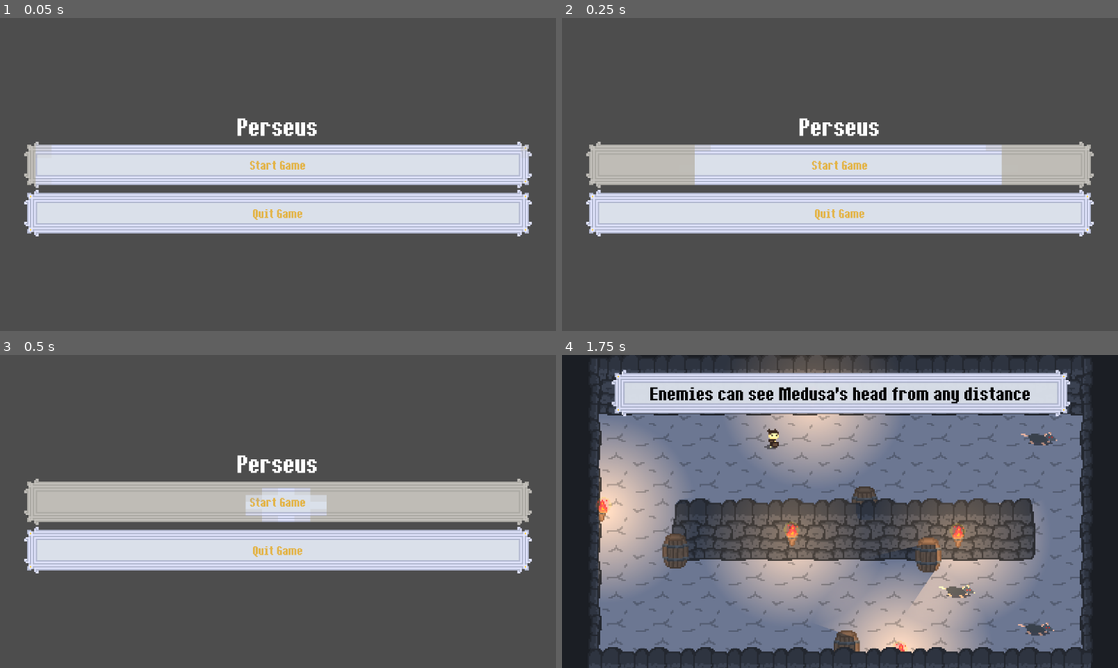
Above: before the commit, frames 1-4 (two rows, left to right).
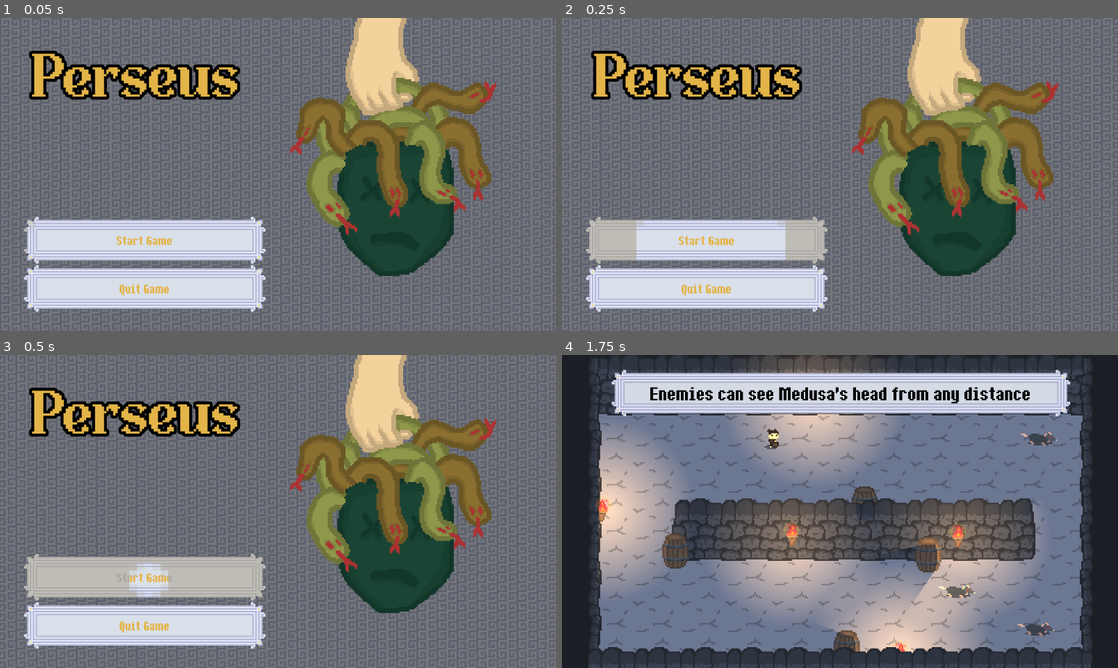
Above: after the commit, the same moments.

Repository: NicoUnd/cam-game-jam-26-repo
Game: Godot game, scene res://scenes/ui/main_menu.tscn
The game is run twice, just before and just after one commit, with the same random seed, the same clock (stepped at 60 frames per second) and the same inputs. Sound files missing from this copy of the repository are replaced by a short silence.
Inputs (mouse positions are in pixels of both pictures, inside the frame that each line leads up to):
- Up to frame 1 (0.05 s): no input
- Up to frame 2 (0.25 s): no input
- Up to frame 3 (0.5 s): no input
- Up to frame 4 (1.75 s): tap Enter (ui_accept) at 0.5, 0.77, 1.52 s; move the mouse to (840, 502) at 0.52 s; hold D (right) from 0.53 s (still down); tap Shift (Dash) at 0.6 s; click (840, 502) at 0.67 s; move the mouse to (728, 527) at 1.27 s; tap E (Petrify) at 1.35 s

The runs differ from the first frame. In frame 1, 98% of the frame differs, in the area x 0-100%, y 0-100%; in frame 2, 99%; in frame 3, 100%; in frame 4, nothing differs.

Commit message:
main menu

Diff:
--- a/scenes/enemies/snake.tscn
+++ b/scenes/enemies/snake.tscn
@@ -107,7 +107,6 @@
 [node name="Snake" unique_id=668174716 instance=ExtResource("1_lcdrh")]
 script = ExtResource("2_0y5n7")
 damage = 5
-attack_cooldown = 1.0
 player_attack_grace = 0.2
 player_hit_sound = null
 
--- a/scenes/ui/button.tscn
+++ b/scenes/ui/button.tscn
@@ -37,7 +37,7 @@
 
 [node name="NinePatchRect" type="NinePatchRect" parent="CanvasGroup" unique_id=1058684425]
 custom_minimum_size = Vector2(160, 96)
-offset_right = 1052.0
+offset_right = 500.0
 offset_bottom = 96.0
 size_flags_horizontal = 4
 texture = ExtResource("3_cxawc")
--- a/scenes/ui/level_select.tscn
+++ b/scenes/ui/level_select.tscn
@@ -3,6 +3,8 @@
 [ext_resource type="Script" uid="uid://bpx4f5j2gwl1t" path="res://scripts/level_select.gd" id="1_l0h45"]
 [ext_resource type="PackedScene" uid="uid://bvfh111qyafjd" path="res://scenes/ui/button.tscn" id="1_x15a5"]
 [ext_resource type="AudioStream" uid="uid://28muoj4ia6vp" path="res://assets/audio/music/completetheme.wav" id="2_7l8mc"]
+[ext_resource type="Shader" uid="uid://bepfcfgtkqyxd" path="res://shaders/main_menu_bg.gdshader" id="3_swyxg"]
+[ext_resource type="Texture2D" uid="uid://boiamdqybgoux" path="res://assets/sprites/tile.png" id="4_8yp2s"]
 
 [sub_resource type="AudioStreamWAV" id="AudioStreamWAV_7l8mc"]
 data = PackedByteArray("cW9hZgAAtwABAFYiFAAIGAAAAAAAAAAAAAAAAOAAQAAA0Q0CAAUUUQRRRRRRRRRRBFFFFFFFFFEEUUUUUUUUUQRRRRRRRRR …(25231 unchanged characters)…
@@ -10,6 +12,11 @@
 loop_mode = 1
 loop_end = 46847
 mix_rate = 22050
+
+[sub_resource type="ShaderMaterial" id="ShaderMaterial_8ehll"]
+shader = ExtResource("3_swyxg")
+shader_parameter/tile = ExtResource("4_8yp2s")
+shader_parameter/tiles = Vector2(27.745, 32.835)
 
 [node name="LevelSelect" type="Control" unique_id=1981150301]
 layout_mode = 3
@@ -21,6 +28,15 @@
 script = ExtResource("1_l0h45")
 level_music = ExtResource("2_7l8mc")
 minotaur_music = SubResource("AudioStreamWAV_7l8mc")
+
+[node name="ColorRect" type="ColorRect" parent="." unique_id=2127496491]
+material = SubResource("ShaderMaterial_8ehll")
+layout_mode = 1
+anchors_preset = 15
+anchor_right = 1.0
+anchor_bottom = 1.0
+grow_horizontal = 2
+grow_vertical = 2
 
 [node name="MarginContainer" type="MarginContainer" parent="." unique_id=1705746228]
 layout_mode = 1
--- a/scenes/ui/main_menu.tscn
+++ b/scenes/ui/main_menu.tscn
@@ -1,9 +1,24 @@
 [gd_scene format=3 uid="uid://dudgtjljsy10w"]
 
 [ext_resource type="Script" uid="uid://bqv8yh3131mxf" path="res://scripts/main_menu.gd" id="1_1g8jr"]
-[ext_resource type="FontFile" uid="uid://bekfx0qjolqss" path="res://assets/fonts/ithaca-font/Ithaca-LVB75.ttf" id="1_sl1te"]
 [ext_resource type="PackedScene" uid="uid://bvfh111qyafjd" path="res://scenes/ui/button.tscn" id="2_fe2o3"]
 [ext_resource type="AudioStream" uid="uid://umvw70uhb2t0" path="res://assets/audio/music/menu_music1.wav" id="2_m1kxf"]
+[ext_resource type="Shader" uid="uid://bepfcfgtkqyxd" path="res://shaders/main_menu_bg.gdshader" id="3_uhagc"]
+[ext_resource type="Texture2D" uid="uid://boiamdqybgoux" path="res://assets/sprites/tile.png" id="4_btxxm"]
+[ext_resource type="Texture2D" uid="uid://2rr4ee3ejkv2" path="res://assets/sprites/medusa_big.png" id="5_x2yvf"]
+[ext_resource type="FontFile" uid="uid://bl8oky6h6pcow" path="res://assets/fonts/star-crush.regular.ttf" id="6_btxxm"]
+
+[sub_resource type="ShaderMaterial" id="ShaderMaterial_btxxm"]
+shader = ExtResource("3_uhagc")
+shader_parameter/tile = ExtResource("4_btxxm")
+shader_parameter/tiles = Vector2(27.745, 32.835)
+
+[sub_resource type="LabelSettings" id="LabelSettings_x2yvf"]
+font = ExtResource("6_btxxm")
+font_size = 128
+font_color = Color(0.8901961, 0.7058824, 0.28235295, 1)
+outline_size = 24
+outline_color = Color(0, 0, 0, 1)
 
 [node name="MainMenu" type="Control" unique_id=2079963728]
 layout_mode = 3
@@ -14,6 +29,15 @@
 grow_vertical = 2
 script = ExtResource("1_1g8jr")
 menu_music = ExtResource("2_m1kxf")
+
+[node name="ColorRect" type="ColorRect" parent="." unique_id=970661853]
+material = SubResource("ShaderMaterial_btxxm")
+layout_mode = 1
+anchors_preset = 15
+anchor_right = 1.0
+anchor_bottom = 1.0
+grow_horizontal = 2
+grow_vertical = 2
 
 [node name="MarginContainer" type="MarginContainer" parent="." unique_id=345482774]
 layout_mode = 1
@@ -29,14 +53,8 @@
 
 [node name="VBoxContainer" type="VBoxContainer" parent="MarginContainer" unique_id=1566054574]
 layout_mode = 2
+size_flags_vertical = 8
 alignment = 1
-
-[node name="Title" type="Label" parent="MarginContainer/VBoxContainer" unique_id=596376252]
-layout_mode = 2
-theme_override_fonts/font = ExtResource("1_sl1te")
-theme_override_font_sizes/font_size = 64
-text = "Perseus"
-horizontal_alignment = 1
 
 [node name="StartButton" parent="MarginContainer/VBoxContainer" unique_id=1402378235 instance=ExtResource("2_fe2o3")]
 layout_mode = 2
@@ -46,5 +64,24 @@
 layout_mode = 2
 label_text = "Quit Game"
 
+[node name="Title" type="Label" parent="." unique_id=596376252]
+layout_mode = 0
+offset_left = -12.0
+offset_top = 67.0
+offset_right = 570.0
+offset_bottom = 210.0
+theme_override_font_sizes/font_size = 96
+text = "Perseus"
+label_settings = SubResource("LabelSettings_x2yvf")
+horizontal_alignment = 1
+
+[node name="TextureRect" type="TextureRect" parent="." unique_id=1800067904]
+layout_mode = 0
+offset_left = 594.0
+offset_top = -93.0
+offset_right = 1028.0
+offset_bottom = 558.0
+texture = ExtResource("5_x2yvf")
+
 [connection signal="interacted" from="MarginContainer/VBoxContainer/StartButton" to="." method="start_game"]
 [connection signal="interacted" from="MarginContainer/VBoxContainer/QuitButton" to="." method="quit_game"]
--- /dev/null
+++ b/shaders/main_menu_bg.gdshader
@@ -0,0 +1,25 @@
+shader_type canvas_item;
+
+uniform sampler2D tile: filter_nearest, repeat_enable;
+
+uniform vec2 tiles;
+
+void vertex() {
+	// Called for every vertex the material is visible on.
+}
+
+vec2 rotate(vec2 uv, float angle) {
+    float c = cos(angle);
+    float s = sin(angle);
+    return mat2(vec2(c, -s), vec2(s, c)) * uv;
+}
+
+void fragment() {
+	vec2 uv = rotate(UV + TIME * 0.02 * vec2(0.8, 0.3), 0.) * tiles;
+	COLOR = texture(tile, uv);
+}
+
+//void light() {
+//	// Called for every pixel for every light affecting the CanvasItem.
+//	// Uncomment to replace the default light processing function with this one.
+//}
Binary file added: assets/fonts/pixelmax/Pixelmax-Outline.otf
Not shown, added: assets/fonts/pixelmax/Pixelmax-Outline.otf.import
Binary file added: assets/fonts/pixelmax/Pixelmax-Regular.otf
Not shown, added: assets/fonts/pixelmax/Pixelmax-Regular.otf.import
Binary file added: assets/fonts/star-crush.regular.ttf
Not shown, added: assets/fonts/star-crush.regular.ttf.import
Not shown, added: assets/sprites/medusa_big.png.import
Binary file added: assets/sprites/tile.aseprite
Binary file added: assets/sprites/tile.png
Not shown, added: assets/sprites/tile.png.import
Not shown, added: shaders/main_menu_bg.gdshader.uid
Not shown, added: assets/fonts/pixelmax/!!Read First!.pdf
